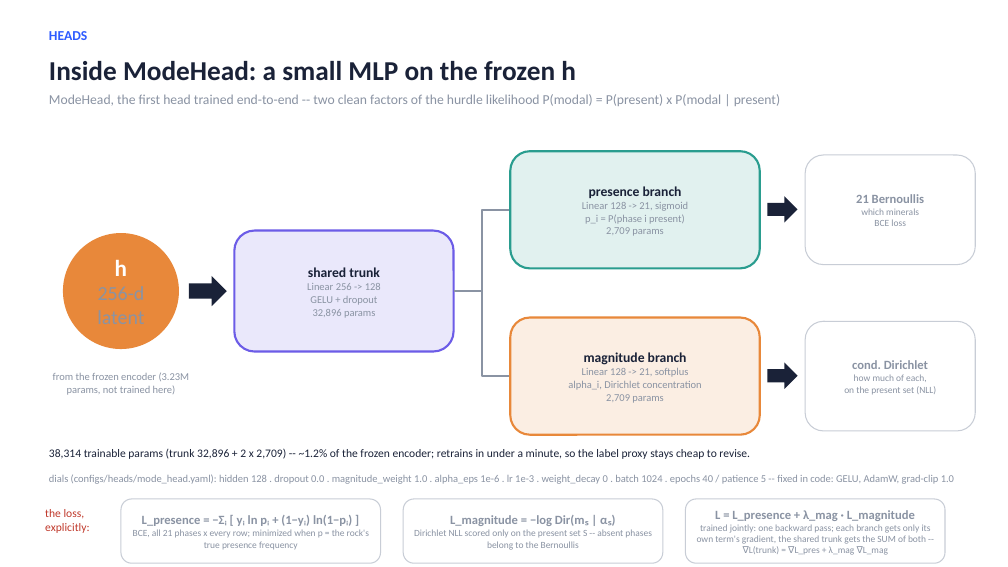
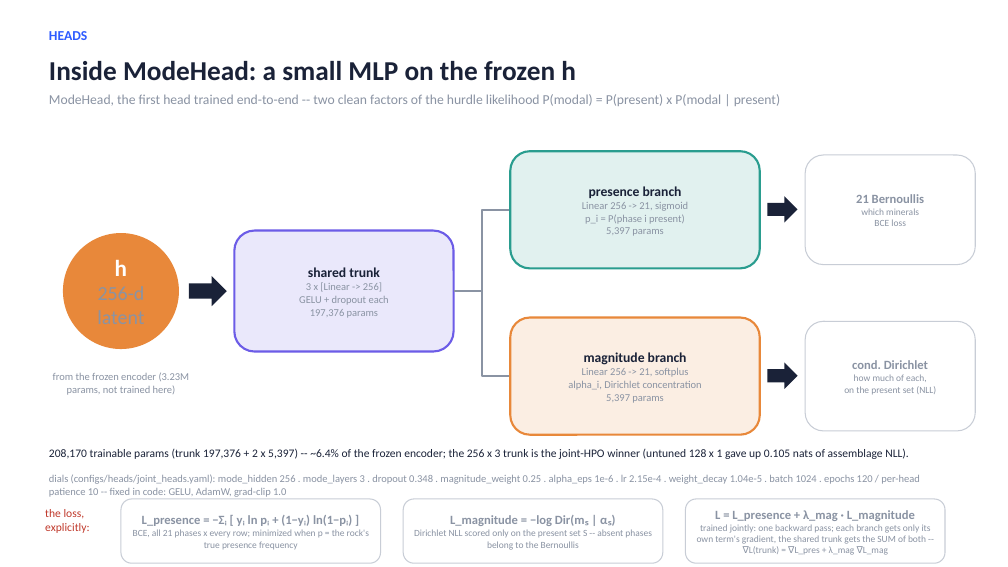
Before and after one commit to matthew-j-liu/phasecast, a slide deck: slide 13 of slides/overview.pptx. Drawn at 1008x567 pixels with LibreOffice and Linux fonts; fonts in the diff are those of the drawing. Boxes give left, top, right and bottom in pixels: in the first picture for what was removed or moved away, otherwise in the second. Text is boxed around its words. In the diff, an @@ line names an element or a change of style, - is before the commit and + after.

Commit message:
joint head architecture part 2

```diff
--- a/slides/overview.pptx
+++ b/slides/overview.pptx
@@ text in rounded rectangle at [606, 227, 663, 236]: text changed @@
-2,709 params
+5,397 params
@@ text in rounded rectangle at [299, 282, 389, 318]: text changed @@
-Linear 256 -> 128
-GELU + dropout
-32,896 params
+3 x [Linear -> 256]
+GELU + dropout each
+197,376 params
@@ text in rounded rectangle at [582, 368, 689, 377]: text changed @@
-Linear 128 -> 21, softplus
+Linear 256 -> 21, softplus
@@ text in rounded rectangle at [606, 394, 663, 403]: text changed @@
-2,709 params
+5,397 params
@@ text at [49, 448, 909, 459]: text changed @@
-38,314 trainable params (trunk 32,896 + 2 x 2,709) -- ~1.2% of the frozen encoder; retrains in under a minute, so the label proxy stays cheap to revise.
+208,170 trainable params (trunk 197,376 + 2 x 5,397) -- ~6.4% of the frozen encoder; the 256 x 3 trunk is the joint-HPO winner (untuned 128 x 1 gave up 0.105 nats of assemblage NLL).
@@ text at [49, 474, 919, 497]: text changed @@
-dials (configs/heads/mode_head.yaml): hidden 128 . dropout 0.0 . magnitude_weight 1.0 . alpha_eps 1e-6 . lr 1e-3 . weight_decay 0 . batch 1024 . epochs 40 / patience 5 -- fixed in code: GELU, AdamW, grad-clip 1.0
+dials (configs/heads/joint_heads.yaml): mode_hidden 256 . mode_layers 3 . dropout 0.348 . magnitude_weight 0.25 . alpha_eps 1e-6 . lr 2.15e-4 . weight_decay 1.04e-5 . batch 1024 . epochs 120 / per-head patience 10 -- fixed in code: GELU, AdamW, grad-clip 1.0
```
Also in this commit, not shown: 4 other slides changed, 2 slides added, 1 other file.
